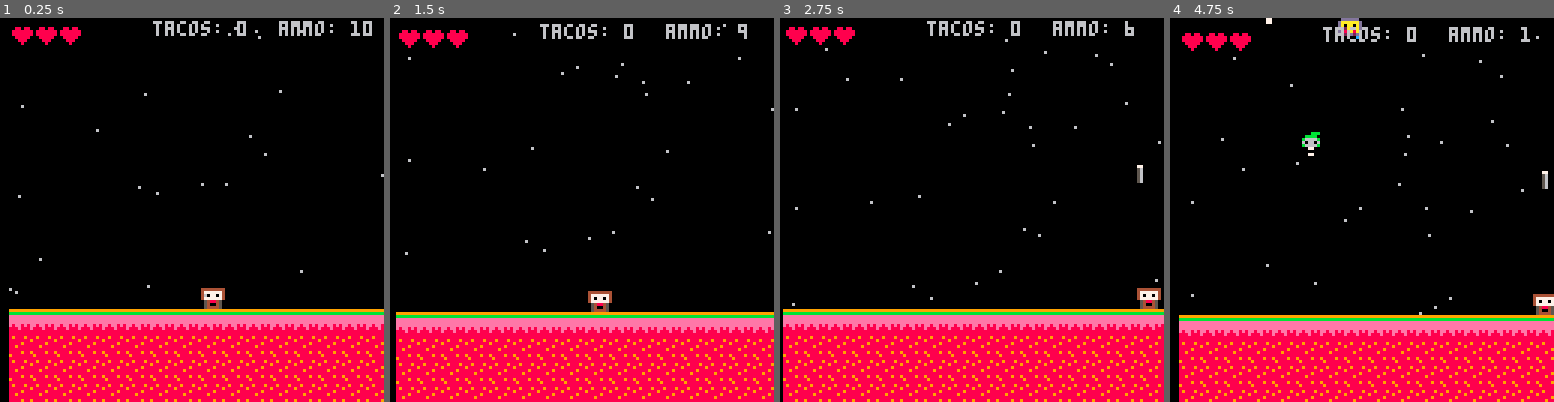
Above: before the commit, frames 1-4 (left to right).
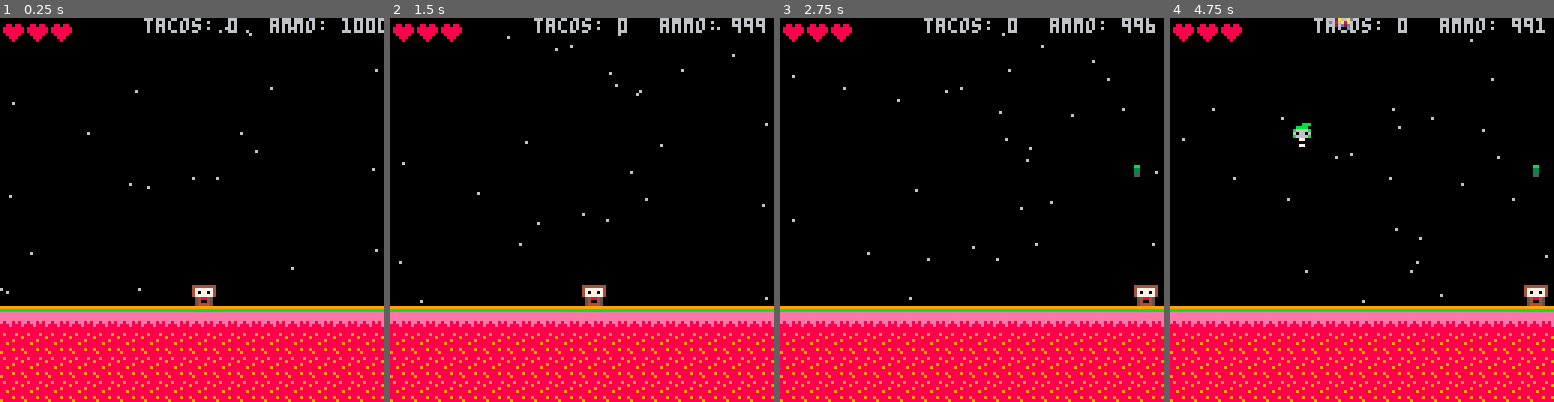
Above: after the commit, the same moments.

Repository: simgish/pico-8
Game: PICO-8 cartridge tacos.p8
Two runs of this game, one before a commit and one after it. Both use one fixed random seed, a clock stepped at 60 frames per second and the inputs below.
Inputs:
- Up to frame 1 (0.25 s): no input
- Up to frame 2 (1.5 s): tap X (X key) at 0.33, 1.07 s; tap O (Z key) at 0.7 s
- Up to frame 3 (2.75 s): hold Right 1.6-2.1 s; tap O (Z key) at 1.7, 2.1, 2.5 s; tap X (X key) at 1.85 s; hold Right from 2.47 s (still down)
- Up to frame 4 (4.75 s): tap O (Z key) every 0.4 s from 2.9 to 4.5 s; tap X (X key) at 2.97, 4.08 s; release Right at 3.03 s; hold Left 3.08-3.58 s; hold Right 4.02-4.68 s

The runs differ from the first frame. In frame 1, 11% of the frame differs, in the area x 0-100%, y 0-100%; in frame 2, 11%; in frame 3, 9.8%; in frame 4, 14%.

Commit message:
screen shake

Diff:
--- a/tacos.p8
+++ b/tacos.p8
@@ -4,6 +4,7 @@
 t = 0
 lastshot = 0
 lasttaco = 0
+shaking = false
 shaketimer = 0
 score = 0
 level = 1
@@ -67,7 +66,7 @@
 		foreach(enemies, function(e)
 			if (collide(b,e)) then
 				explosion(e)
-				shake(10, 4)
+				shake(15)
 				e.destroy()
 				del(bullets,b)
 				score+=1
@@ -98,13 +97,21 @@
 		end
 	end)
 
-	shake()
+	update_shake()
 end
 
 function _draw()
 	cls()
 
+	for s in all(stars) do
+		pset(s.x,s.y,6)
+	end
+
 	spr(p.sp, p.x, p.y)
+
+	for exp in all(explosions) do
+		circfill(exp.x, exp.y, exp.radius, exp.color)
+	end
 
 	for b in all(bullets) do
 		spr(b.sp, b.x, b.y)
@@ -121,14 +128,6 @@
 
 	for b in all(enemy_bullets) do
 		spr(b.sp, b.x, b.y)
-	end
-
-	for s in all(stars) do
-		pset(s.x,s.y,6)
-	end
-
-	for exp in all(explosions) do
-		circ(exp.x, exp.y, exp.radius, exp.color)
 	end
 
 	draw_score()
@@ -164,7 +163,7 @@
 		sp = 3,
 		hitbox = {x=0,y=0,w=8,h=8},
 		health = 3,
-		ammo = 10
+		ammo = 1000
 	}
 
 	return p
@@ -175,7 +174,7 @@
 		local star = {
 			x=rnd(128),
 			y=rnd(128),
-			dy=rnd(0.2)+0.3
+			dy=rnd(0.3)+0.3
 		}
 
 	 add(stars,star)
@@ -187,26 +186,33 @@
 		local exp = {
 			x = obj.x+6 + rnd(14)-14,
 			y = obj.y+6 + rnd(14)-14,
-			radius = rnd(3)+1,
+			radius = rnd(1)+1,
 			color = rnd(14)+2,
-			lifespan = 20,
-			rate = 1
+			lifespan = rnd(15)+5,
+			rate = rnd(0.5)+0.5
 		}
 
 		add(explosions, exp)
 	end
 end
 
-function shake()
-	local max = 3
-	if (t - shaketimer < 0)
-		then camera(0,0)
-		shaketimer+=1
-	else
-		local _x = rnd(max)-max
-		local _y = rnd(max)-max
+function shake(time)
+	if (time) then
+		shaking = true
+		shaketimer = time
+	end
+end
+
+function update_shake()
+	local amt = 3
+
+	if (shaking and shaketimer > 0) then
+		amt = shaketimer/2
+		local _x = rnd(amt)-amt
+		local _y = rnd(amt)-amt
+
 		camera(_x, _y)
-		shaketimer+=1
+		shaketimer-=1
 	end
 end
 
@@ -289,7 +295,7 @@
 		sp=34,
 		index=1,
 		anim={34,35},
-		hitbox={x=0,y=0,w=6,h=8},
+		hitbox={x=0,y=0,w=8,h=8},
 		lastshot=rnd(128),
 	}
 
@@ -363,12 +369,12 @@
 00000000054444504544445405444450000000000000000000000000000000009999999900088000000000000000000000000000000000000000000000000000
 00000000000ee000000ee000000ee000000000000000000000000000000000000000000000000000000000000000000000000000000000000000000000000000
 00000000000000000000000000000000000000000000000000000000000000000000000000000000000000000000000000000000000000000000000000000000
-00077000000000000000000000000000000000000000000000000000000000000000000000000000000000000000000000000000000000000000000000000000
-00056000000000000000000000000000000000000000000000000000000000000000000000000000000000000000000000000000000000000000000000000000
-00056000000000000000000000000000000000000000000000000000000000000000000000000000000000000000000000000000000000000000000000000000
-00056000000000000000000000000000000000000000000000000000000000000000000000000000000000000000000000000000000000000000000000000000
-00056000000000000000000000000000000000000000000000000000000000000000000000000000000000000000000000000000000000000000000000000000
-00056000000000000000000000000000000000000000000000000000000000000000000000000000000000000000000000000000000000000000000000000000
+00000000000000000000000000000000000000000000000000000000000000000000000000000000000000000000000000000000000000000000000000000000
+000bb000000000000000000000000000000000000000000000000000000000000000000000000000000000000000000000000000000000000000000000000000
+00033000000000000000000000000000000000000000000000000000000000000000000000000000000000000000000000000000000000000000000000000000
+00033000000000000000000000000000000000000000000000000000000000000000000000000000000000000000000000000000000000000000000000000000
+00055000000000000000000000000000000000000000000000000000000000000000000000000000000000000000000000000000000000000000000000000000
+00000000000000000000000000000000000000000000000000000000000000000000000000000000000000000000000000000000000000000000000000000000
 00000000000000000000000000000000000000000000000000000000000000000000000000000000000000000000000000000000000000000000000000000000
 0000bbb0000bb0000066660000666600006666000000000000000000000000000000000000000000000000000000000000000000000000000000000000000000
 00bbbb0000bbbb000dddddd00dddddd00dddddd00000000000000000000000000000000000000000000000000000000000000000000000000000000000000000
@@ -377,7 +383,7 @@
 0b6666b00b6666b0da2aa2adda8aa8adda8aa8ad0000000000000000000000000000000000000000000000000000000000000000000000000000000000000000
 0007700000077000da8aa8adda2aa2adda8aa8ad0000000000000000000000000000000000000000000000000000000000000000000000000000000000000000
 00000000000770000d2dd2d00d8dd8d0999dd9990000000000000000000000000000000000000000000000000000000000000000000000000000000000000000
-00077000000000000c0000c00c0000c0090000900000000000000000000000000000000000000000000000000000000000000000000000000000000000000000
+00077000000000000c0000c0c000000c090000900000000000000000000000000000000000000000000000000000000000000000000000000000000000000000
 99999999888888881111111111111111111111111111111111111111116111111111111100000000000000000000000000000000000000000000000000000000
 bbbbbbbb898889881611111111161111161111111111111111111111111111111111111100000000000000000000000000000000000000000000000000000000
 eeeeeeee888888891111111111111111111111111111161111111111111111111111111100000000000000000000000000000000000000000000000000000000
